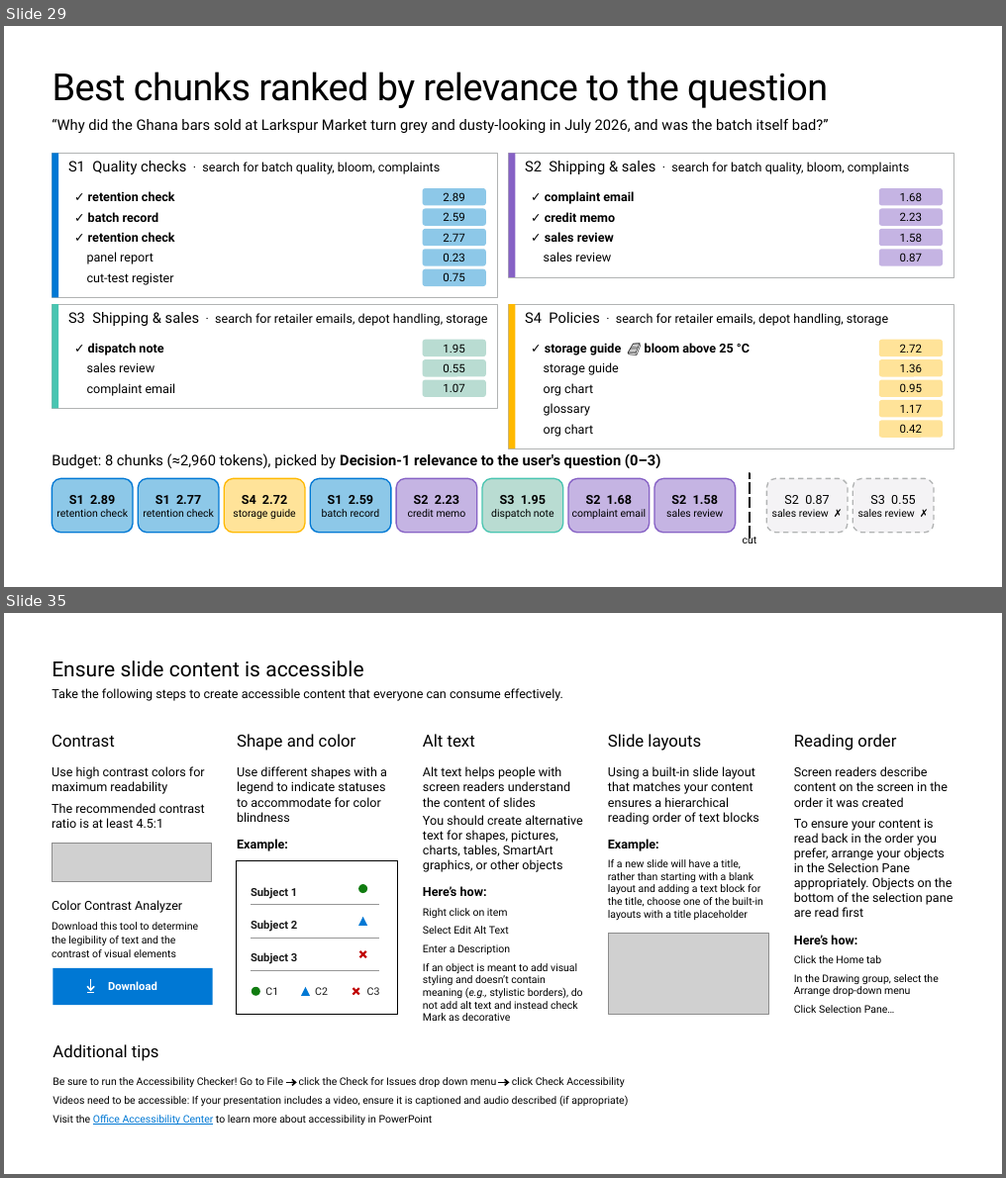
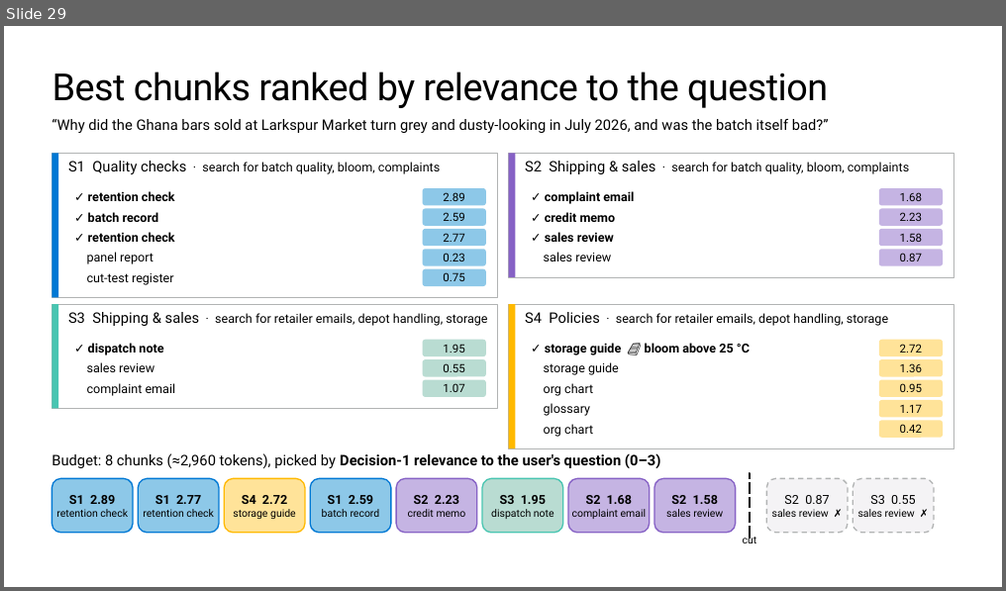
Before and after one commit to microsoft/ignite26-BRK300-building-agentic-retrieval-from-diy-to-foundry-iq, a slide deck: IgniteBRK300-WorkingDeck.pptx. Shown one above the other, each under a label of ours: slides 29 and 35 before the commit, slide 29 after it; the slides between them are not shown. The pictures are 1006x1178 and 1006x591 pixels, drawn with LibreOffice and Linux fonts; fonts in the diff are those of the drawing; grey boxes stand for pictures; background and template pictures are left out. Boxes give left, top, right and bottom in pixels: in the first picture for what was removed or moved away, otherwise in the second. Text is boxed around its words. In the diff, an @@ line names an element or a change of style, - is before the commit and + after.

```diff
--- a/IgniteBRK300-WorkingDeck.pptx
+++ b/IgniteBRK300-WorkingDeck.pptx
@@ slide 35 removed at (4,613,1002,1174), background #FFFFFF @@
@@ title removed at (52,661,363,677) @@
-Ensure slide content is accessible
@@ text removed at (52,688,563,701) @@
-Take the following steps to create accessible content that everyone can consume effectively.
@@ text removed at (52,735,205,828) @@
-Contrast
-Use high contrast colors for maximum readability
-The recommended contrast ratio is at least 4.5:1
@@ text removed at (237,734,387,852) @@
-Shape and color
-Use different shapes with a legend to indicate statuses to accommodate for color blindness
-Example:
@@ text removed at (423,734,583,1021) @@
-Alt text
-Alt text helps people with screen readers understand the content of slides
-You should create alternative text for shapes, pictures, charts, tables, SmartArt graphics, or other objects
-Here’s how:
-Right click on item
-Select Edit Alt Text
-Enter a Description
-If an object is meant to add visual styling and doesn’t contain meaning (e.g., stylistic borders), do not add alt text and instead check Mark as decorative
@@ text removed at (608,734,763,920) @@
-Slide layouts
-Using a built-in slide layout that matches your content ensures a hierarchical reading order of text blocks
-Example:
-If a new slide will have a title, rather than starting with a blank layout and adding a text block for the title, choose one of the built-in layouts with a title placeholder
@@ text removed at (794,734,953,1013) @@
-Reading order
-Screen readers describe content on the screen in the order it was created
-To ensure your content is read back in the order you prefer, arrange your objects in the Selection Pane appropriately. Objects on the bottom of the selection pane are read first
-Here’s how:
-Click the Home tab
-In the Drawing group, select the Arrange drop-down menu
-Click Selection Pane…
@@ picture removed at (52,844,212,881) @@
@@ text removed at (52,900,198,958) @@
-Color Contrast Analyzer
-Download this tool to determine the legibility of text and the contrast of visual elements
@@ picture removed at (608,933,769,1014) @@
@@ rectangle removed at (53,968,212,1005) @@
-Download
@@ freeform shape removed at (87,980,94,992) @@
@@ group removed at (236,861,397,1014): 3 lines, 3 texts, 2 ellipses, 2 triangles, 2 pluses, 1 rectangle @@
-Subject 1
-Subject 2
-Subject 3
-C1
-C2
-C3
@@ text removed at (53,1045,628,1125) @@
-Additional tips
-Be sure to run the Accessibility Checker! Go to File click the Check for Issues drop down menu click Check Accessibility
-Videos need to be accessible: If your presentation includes a video, ensure it is captioned and audio described (if appropriate)
-Visit the Office Accessibility Center to learn more about accessibility in PowerPoint
@@ arrow removed from (286, 1083) to (297, 1083) @@
@@ arrow removed from (499, 1083) to (509, 1083) @@
```
Also in this commit, not shown: 10 slides added, 9 other slides removed, 1 other file.
